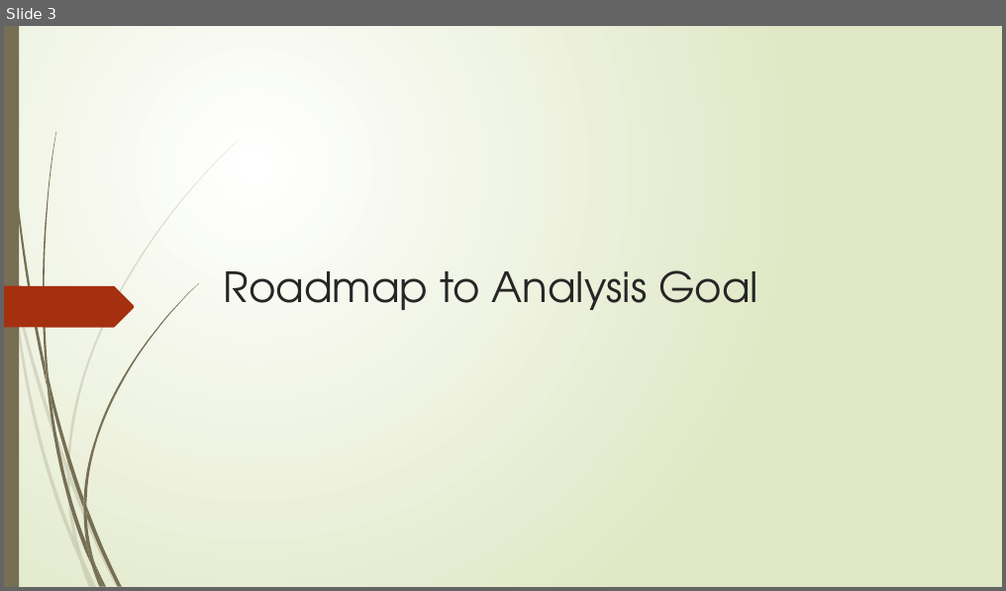
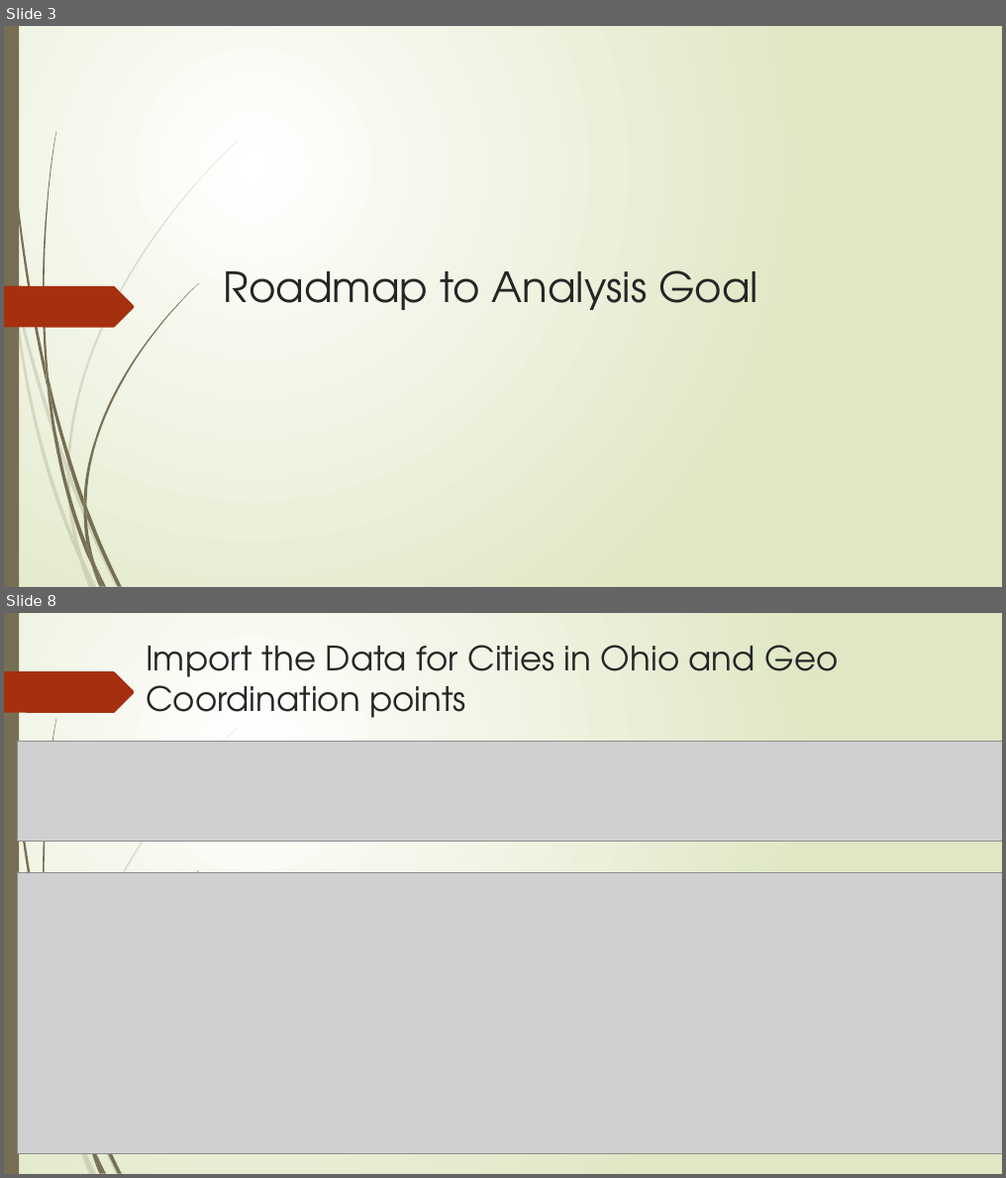
Before and after one commit to ameralbuttma/Coursera_Capstone_12_24_2020, a slide deck: Halal Food Provider in Ohio_USA.pptx. Shown one above the other, each under a label of ours: slide 3 before the commit, slides 3 and 8 after it; the slides between them are not shown. The pictures are 1006x591 and 1006x1178 pixels, drawn with LibreOffice and Linux fonts; fonts in the diff are those of the drawing; grey boxes stand for pictures. Boxes give left, top, right and bottom in pixels: in the first picture for what was removed or moved away, otherwise in the second. Text is boxed around its words. In the diff, an @@ line names an element or a change of style, - is before the commit and + after.

```diff
--- a/Halal Food Provider in Ohio_USA.pptx
+++ b/Halal Food Provider in Ohio_USA.pptx
@@ slide 8 added at bbox=[4, 613, 1002, 1174], background gradient #FFFFFF to #DFE8C4; not listed: 17 template elements that a slide beside it also shows @@
@@ freeform shape added at bbox=[4, 671, 135, 713], fill #A53010 @@
@@ title added at bbox=[146, 645, 838, 718], 32.4 pt, text #262626 @@
+Import the Data for Cities in Ohio and Geo Coordination points
@@ picture added at bbox=[18, 741, 1002, 841] @@
@@ picture added at bbox=[18, 872, 1002, 1154] @@
```
Also in this commit, not shown: 1 slide changed, 16 other slides added, 1 other file.
